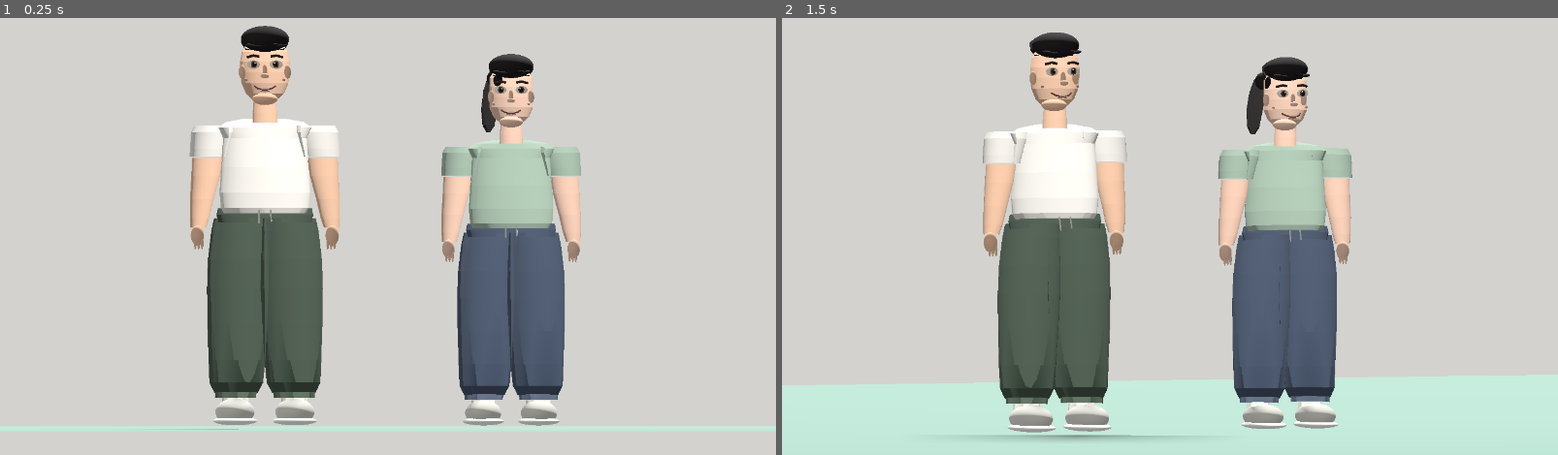
Above: before the commit, frames 1-2 (left to right).
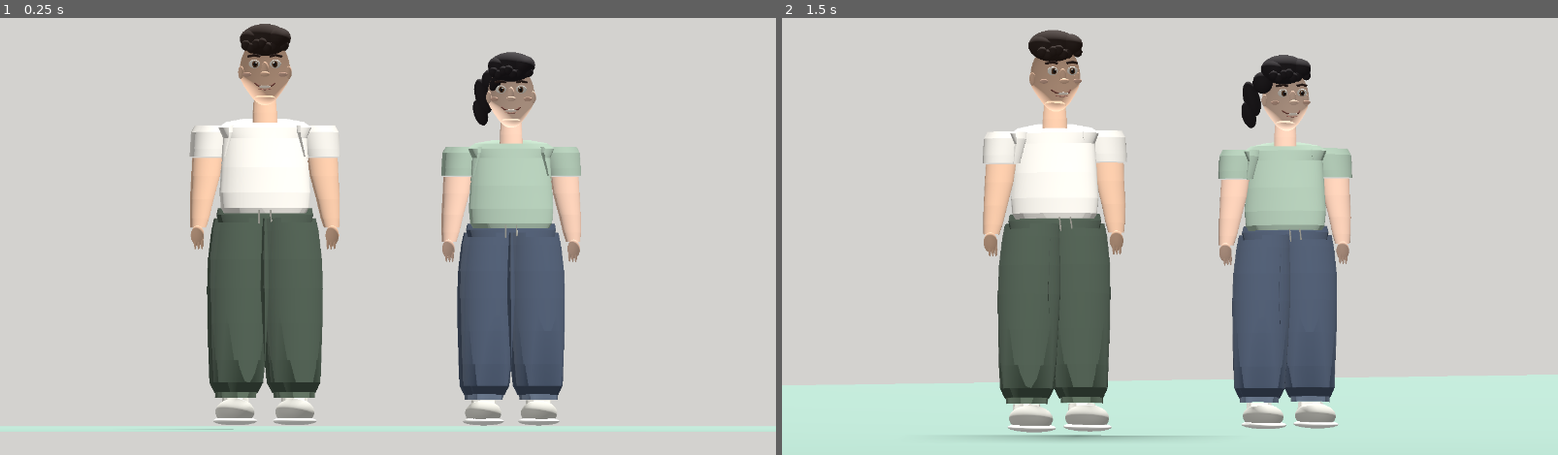
Above: after the commit, the same moments.

Repository: dlsgur3021-ai/inghyuk
Game: Godot game, scene res://main.tscn
The game is run twice, just before and just after one commit, with the same random seed, the same clock (stepped at 60 frames per second) and the same inputs.
Inputs:
- Up to frame 1 (0.25 s): no input
- Up to frame 2 (1.5 s): tap Enter at 0.5 s; tap Space at 1.25 s

The runs differ from the first frame. In frame 1, 1.4% of the frame differs, in the area x 30-70%, y 1-95%; in frame 2, 1.5%, in the area x 31-69%, y 2-96%.

Commit message:
Replace flat Godot face with smooth sculpt, smaller inlaid eyes and natural hair

Diff:
--- a/camp-story-capture/main.gd
+++ b/camp-story-capture/main.gd
@@ -94,97 +94,70 @@
     var mi := mesh_node(parent,m,color)
     mi.position=at
 
+func head_form(parent: Node3D, skin: String) -> void:
+    # Continuous sculpted head mesh; soft tapered jaw, no flat facial plates.
+    var st := SurfaceTool.new()
+    st.begin(Mesh.PRIMITIVE_TRIANGLES)
+    var rings := 42
+    var slices := 64
+    for i in range(rings):
+        var a0: float = PI * float(i) / float(rings)
+        var a1: float = PI * float(i+1) / float(rings)
+        for j in range(slices):
+            var b0: float = TAU * float(j) / float(slices)
+            var b1: float = TAU * float(j+1) / float(slices)
+            var v0 := head_point(a0,b0)
+            var v1 := head_point(a1,b0)
+            var v2 := head_point(a0,b1)
+            var v3 := head_point(a1,b1)
+            for v in [v0,v2,v1,v1,v2,v3]:
+                st.add_vertex(v)
+    st.generate_normals()
+    mesh_node(parent,st.commit(),skin)
+
+func head_point(theta: float, phi: float) -> Vector3:
+    var yy: float = cos(theta)
+    var jaw_t: float = 1.0-smoothstep(-.82,-.12,yy)
+    var rx: float = .113*(1.0-.20*jaw_t)
+    var rz: float = .101*(1.0-.065*jaw_t)
+    var xx: float = sin(theta)*cos(phi)
+    var zz: float = sin(theta)*sin(phi)
+    var face_z: float = -.006-.012*jaw_t
+    return Vector3(rx*xx,1.592+.151*yy,face_z+rz*zz)
+
 func face(parent: Node3D, is_female: bool) -> void:
-    var skin := "efc4a5" if not is_female else "f1cab3"
-    var skin_shadow := "d6a18b" if not is_female else "e4b09d"
-    var hair := "262223"
-    var eyebrow := "3a2c27"
-    var eye_white := "f8f2e9"
-    var iris := "795638" if not is_female else "654b38"
-    var face_w := .111 if not is_female else .105
-    # Long continuous sculpted mesh. Crown is wider than jaw, jaw converges softly.
-    tube(parent,[
-        [0,1.445,0.006,.019,.016],
-        [0,1.466,0,.055,.053],
-        [0,1.493,0,.085,.080],
-        [0,1.540,0,.105,.097],
-        [0,1.589,0,face_w,.104],
-        [0,1.636,0,face_w,.105],
-        [0,1.681,.002,.103,.094],
-        [0,1.714,.012,.083,.070],
-        [0,1.736,.014,.050,.041],
-        [0,1.744,.015,.012,.010]
-    ],skin,36)
-    ellipsoid(parent,Vector3(0,1.469,.008),Vector3(.057,.027,.060),skin)
-    # Soft cheeks, connected visually with head; fine visible ears and jaw definition.
+    var skin := "ecc2a5" if not is_female else "f0cdb6"
+    var hair := "332824" if not is_female else "292528"
+    var brow := "3b2b26"
+    head_form(parent,skin)
     for side in [-1.0,1.0]:
-        ellipsoid(parent,Vector3(side*face_w*.92,1.591,.005),
-            Vector3(.015,.031,.017),skin)
-        var eye_x: float=side*.051
-        # Forward is -Z for the current orthographic camera.
-        ellipsoid(parent,Vector3(eye_x,1.624,-.102),
-            Vector3(.029,.020,.006),eye_white)
-        ellipsoid(parent,Vector3(eye_x-side*.002,1.624,-.109),
-            Vector3(.014,.016,.004),iris)
-        ellipsoid(parent,Vector3(eye_x-side*.003,1.624,-.114),
-            Vector3(.008,.010,.003),"251d1a")
-        ellipsoid(parent,Vector3(eye_x-side*.007,1.631,-.117),
-            Vector3(.004,.004,.002),"ffffff")
-        # Strong brows from Western character reference; no anime eyeliner.
-        tube_line(parent,[
-            Vector3(eye_x-side*.025,1.659,-.092),
-            Vector3(eye_x,1.664,-.102),
-            Vector3(eye_x+side*.025,1.657,-.089)
-        ],.006,eyebrow)
-        ellipsoid(parent,Vector3(side*.085,1.555,-.066),
-            Vector3(.007,.006,.005),skin_shadow)
-    # Rounded bridge and nose tip, thin under lip instead of a huge pasted mouth.
-    ellipsoid(parent,Vector3(0,1.594,-.107),
-        Vector3(.011,.030,.012),skin)
-    ellipsoid(parent,Vector3(0,1.573,-.120),
-        Vector3(.019,.012,.016),skin)
-    tube_line(parent,[
-        Vector3(-.046,1.526,-.083),
-        Vector3(-.030,1.516,-.101),
-        Vector3(0,1.510,-.106),
-        Vector3(.030,1.516,-.101),
-        Vector3(.046,1.526,-.083)
-    ],.0038,"835047")
-    # Very small natural smile teeth, not a big cartoon mouth
-    ellipsoid(parent,Vector3(0,1.516,-.110),
-        Vector3(.019,.004,.002),"fff5ec")
-    tube_line(parent,[
-        Vector3(-.022,1.506,-.100),
-        Vector3(0,1.503,-.106),
-        Vector3(.022,1.506,-.100)
-    ],.0021,"cc8f7e")
-    # Existing hairstyle remains short black for man; ponytail for woman.
-    tube(parent,[
-        [0,1.689,.017,.086,.076],
-        [0,1.716,.014,.105,.105],
-        [0,1.749,.012,.107,.108],
-        [0,1.768,.010,.086,.094],
-        [0,1.780,.008,.040,.049],
-        [0,1.788,.008,.003,.004]
-    ],hair,36)
-    ellipsoid(parent,Vector3(0,1.738,-.010),Vector3(.107,.058,.099),hair)
-    # angled fringe, organic locks embedded in scalp
-    for i in range(5):
-        var tx: float=-.074+i*.035
-        var yy: float=1.708+sin(float(i)*1.6)*.004
-        ellipsoid(parent,Vector3(tx,yy,-.081),
-            Vector3(.022,.008,.016),hair,Vector3(0,0,-.14+i*.07))
+        ellipsoid(parent,Vector3(side*.107,1.588,.001),Vector3(.013,.029,.015),skin)
+        var ex: float=side*(.047 if not is_female else .049)
+        # eyes partly embedded: no oversized protruding spheres
+        ellipsoid(parent,Vector3(ex,1.626,-.098),Vector3(.025,.019,.009),"eee9df")
+        ellipsoid(parent,Vector3(ex-side*.003,1.625,-.106),Vector3(.013,.015,.006),"6e4a32")
+        ellipsoid(parent,Vector3(ex-side*.003,1.625,-.111),Vector3(.007,.010,.004),"211d1d")
+        ellipsoid(parent,Vector3(ex-side*.008,1.632,-.115),Vector3(.004,.004,.002),"fefaf0")
+        tube_line(parent,[Vector3(ex-side*.024,1.660,-.091),Vector3(ex,1.666,-.103),Vector3(ex+side*.026,1.660,-.086)],.0058,brow)
+        ellipsoid(parent,Vector3(side*.081,1.579,-.076),Vector3(.020,.010,.009),"dcb39e")
+    ellipsoid(parent,Vector3(0,1.603,-.103),Vector3(.016,.034,.019),skin)
+    ellipsoid(parent,Vector3(0,1.581,-.121),Vector3(.022,.012,.018),skin)
+    tube_line(parent,[Vector3(-.044,1.539,-.080),Vector3(-.030,1.528,-.099),Vector3(0,1.522,-.107),Vector3(.030,1.528,-.099),Vector3(.044,1.539,-.080)],.0035,"7e4c42")
+    ellipsoid(parent,Vector3(0,1.524,-.108),Vector3(.026,.006,.003),"fff1e3")
+    tube_line(parent,[Vector3(-.027,1.514,-.092),Vector3(0,1.510,-.102),Vector3(.027,1.514,-.092)],.0022,"be8376")
+    # Layered small hair locks, not bowl-cut sphere
+    ellipsoid(parent,Vector3(0,1.734,.022),Vector3(.110,.071,.109),hair)
+    ellipsoid(parent,Vector3(-.061,1.740,-.014),Vector3(.055,.048,.099),hair,Vector3(0,0,-.13))
+    ellipsoid(parent,Vector3(.055,1.735,.012),Vector3(.057,.048,.091),hair,Vector3(0,0,.17))
+    for k in range(8):
+        var xx: float=-.084+float(k)*.024
+        var yy: float=1.709+sin(float(k)*1.8)*.012
+        var zz: float=-.072+cos(float(k)*.83)*.009
+        ellipsoid(parent,Vector3(xx,yy,zz),Vector3(.022,.024,.022),hair,Vector3(0,0,-.22+float(k)*.067))
     if is_female:
-        # tied low ponytail, hanging behind right shoulder
-        ellipsoid(parent,Vector3(.079,1.677,.094),
-            Vector3(.038,.042,.039),hair)
-        tube(parent,[
-            [.086,1.688,.118,.026,.029],
-            [.091,1.622,.136,.041,.032],
-            [.104,1.530,.145,.040,.032],
-            [.108,1.452,.149,.029,.026],
-            [.110,1.419,.150,.009,.010]
-        ],hair,20)
+        ellipsoid(parent,Vector3(.094,1.671,.058),Vector3(.047,.053,.055),hair)
+        ellipsoid(parent,Vector3(.133,1.592,.104),Vector3(.039,.086,.043),hair,Vector3(0,0,-.28))
+        ellipsoid(parent,Vector3(.147,1.515,.107),Vector3(.033,.065,.035),hair,Vector3(0,0,-.28))
 
 func person(offset: float, is_female: bool) -> Node3D:
     var root := Node3D.new()
